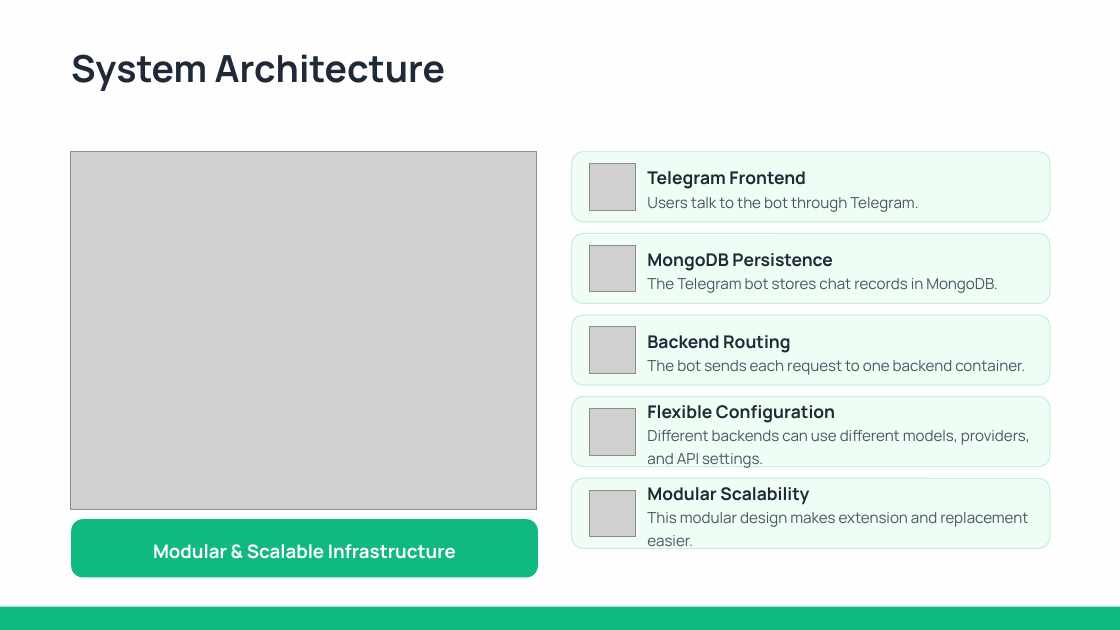
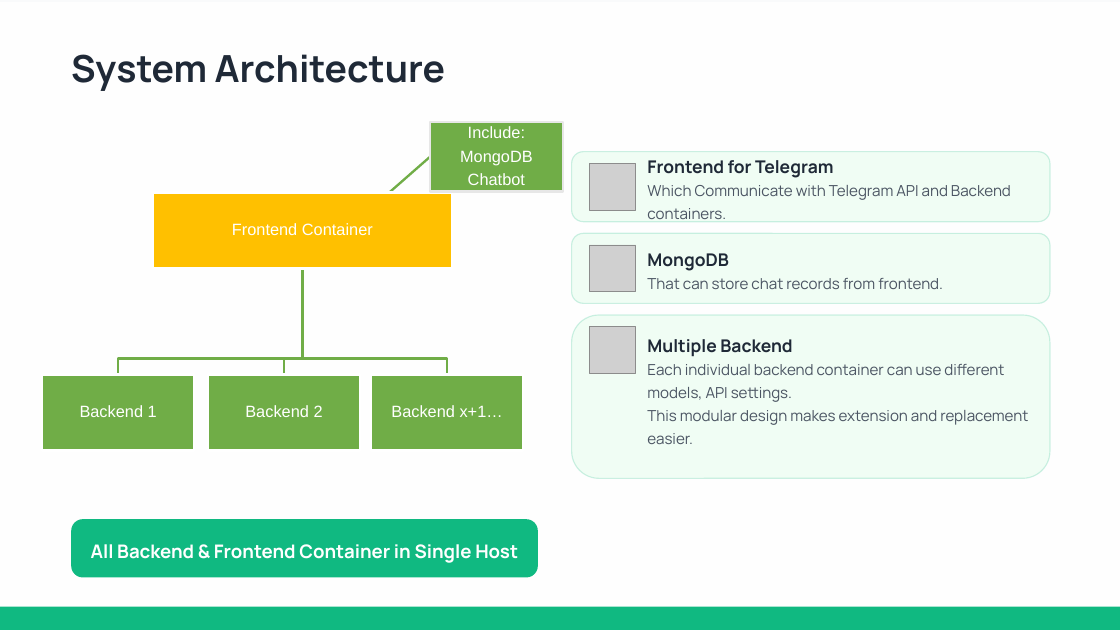
Before and after one commit to a757814283/comp_7940_gp, a slide deck: slide 4 of COMP 7940_GroupProject_GroupN_Slide.pptx. Drawn at 1120x630 pixels with LibreOffice and Linux fonts; fonts in the diff are those of the drawing; grey boxes stand for pictures; background and template pictures are left out. Boxes give left, top, right and bottom in pixels: in the first picture for what was removed or moved away, otherwise in the second. Text is boxed around its words. In the diff, an @@ line names an element or a change of style, - is before the commit and + after.

```diff
--- a/COMP 7940_GroupProject_GroupN_Slide.pptx
+++ b/COMP 7940_GroupProject_GroupN_Slide.pptx
@@ group added at [42, 123, 563, 451]: 5 rectangles, 5 texts, 4 freeform shapes @@
+Frontend Container
+Backend 1
+Backend 2
+Backend x+1…
+Include:
+MongoDB
+Chatbot
@@ picture removed at [70, 152, 537, 510] @@
@@ text at [647, 160, 1011, 222]: text changed @@
-Telegram Frontend
-Users talk to the bot through Telegram.
+Frontend for Telegram
+Which Communicate with Telegram API and Backend containers.
@@ text at [647, 253, 943, 289]: text changed @@
-MongoDB Persistence
-The Telegram bot stores chat records in MongoDB.
+MongoDB
+That can store chat records from frontend.
@@ rounded rectangle: place and size @@
-rounded rectangle at [572, 315, 1050, 385]
+rounded rectangle at [572, 315, 1050, 478]
@@ text at [647, 339, 1028, 444]: text changed @@
-Backend Routing
-The bot sends each request to one backend container.
+Multiple Backend
+Each individual backend container can use different models, API settings.
+This modular design makes extension and replacement easier.
@@ rounded rectangle removed at [572, 397, 1050, 466] @@
@@ picture removed at [589, 408, 636, 455] @@
@@ text removed at [647, 405, 1030, 468] @@
-Flexible Configuration
-Different backends can use different models, providers, and API settings.
@@ rounded rectangle removed at [572, 478, 1050, 548] @@
@@ picture removed at [589, 490, 636, 537] @@
@@ text removed at [647, 487, 1028, 546] @@
-Modular Scalability
-This modular design makes extension and replacement easier.
@@ text in rounded rectangle at [91, 544, 518, 563]: text changed @@
-Modular & Scalable Infrastructure
+All Backend & Frontend Container in Single Host
```
Also in this commit, not shown: 1 other slide changed, 1 slide added, 1 slide removed.
